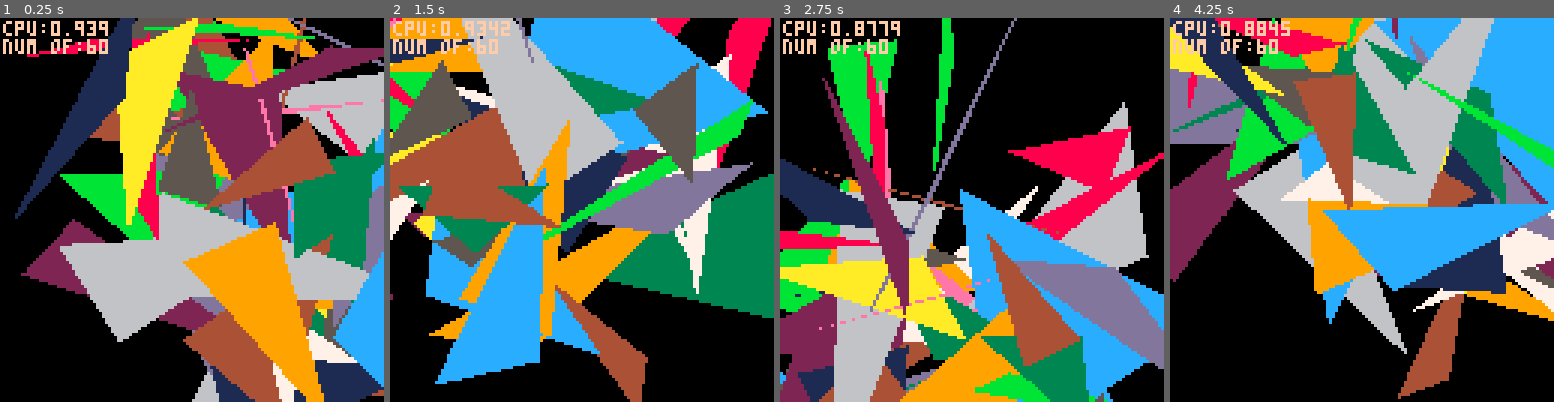
Above: before the commit, frames 1-4 (left to right).
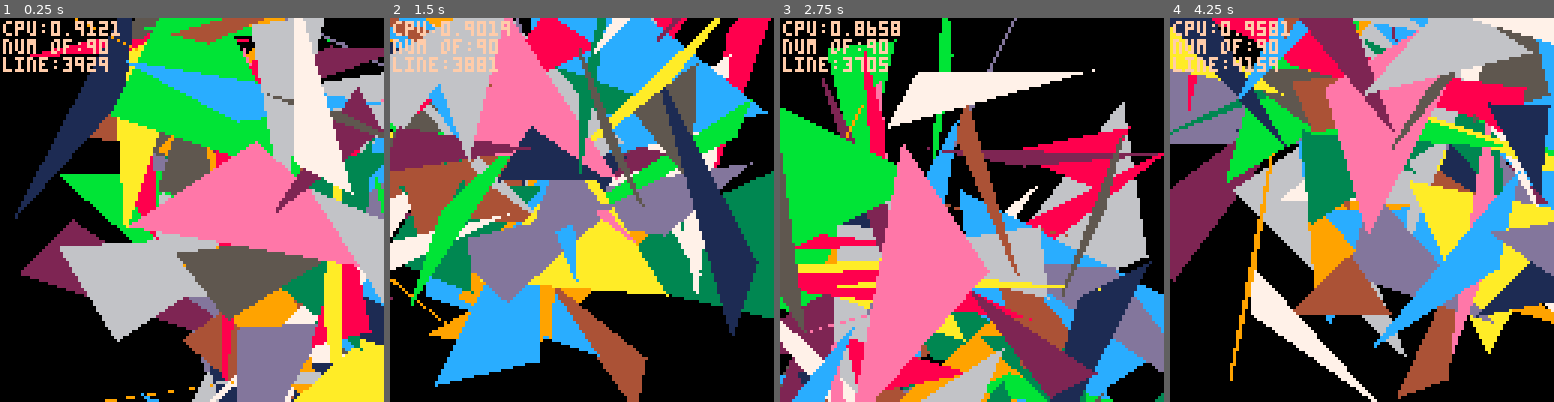
Above: after the commit, the same moments.

Repository: kadoyan/PICO-8-Carts
Game: PICO-8 cartridge triangles.p8
The game is run twice, just before and just after one commit, with the same random seed, the same clock (stepped at 60 frames per second) and the same inputs.
Inputs:
- Up to frame 1 (0.25 s): no input
- Up to frame 2 (1.5 s): no input
- Up to frame 3 (2.75 s): no input
- Up to frame 4 (4.25 s): no input

The runs differ from the first frame. In frame 1, 46% of the frame differs, in the area x 0-100%, y 0-100%; in frame 2, 41%; in frame 3, 42%; in frame 4, 44%.

Commit message:
150% speed up.

Diff:
--- a/triangles.p8
+++ b/triangles.p8
@@ -3,7 +3,9 @@
 __lua__
 function _init()
 	a={}
-	for i=1,60 do
+	r={}
+	draw=0
+	for i=1,90 do
 		add(a,{
 			{x=frnd(100,-20),
 				y=frnd(100,-20)},
@@ -21,72 +23,28 @@
 
 function _update()
 	cnt+=0.01
-	for a in all(a) do
-		calc_tri(a,a.x,a.y)
+	r={}
+	for n=1,#a do
+		add(r,calc_tri(a[n]))
 	end
 end
 
 function _draw()
 	cls()
-	for n=1,#a do
-		draw_tri(a[n],n%14+1)
+	for n=1,#r do
+		draw_tri(r[n],n%14+1)
 	end
 	print("cpu:"..stat(1),1,1,15)
 	print("num of:"..#a,1,7,15)
+	print("line:"..draw,1,13,15)
+	draw=0
 end
 -->8
 --functions
 
 --get x axis of the point on the line
 p2calc=function(x1,y1,x2,y2,y)
-	local x=
-	x1+((x2-x1)*(y-y1))/(y2-y1)
-	return x
-end
-
---sort table
---original code:
---https://pico-8.fandom.com/wiki/Qsort
-function qsort(a,c,l,r)
-	c,l,r=c or function(a,b) return a<b end,l or 1,r or #a
-	if l<r then
-		if c(a[r],a[l]) then
-			a[l],a[r]=a[r],a[l]
-		end
-		local lp,k,rp,p,q=l+1,l+1,r-1,a[l],a[r]
-		while k<=rp do
-			local swaplp=c(a[k],p)
-			if swaplp or c(a[k],q) then
-			else
-				while c(q,a[rp]) and k<rp do
-					rp-=1
-				end
-				a[k],a[rp],swaplp=a[rp],a[k],c(a[rp],p)
-				rp-=1
-			end
-			if swaplp then
-				a[k],a[lp]=a[lp],a[k]
-				lp+=1
-			end
-			k+=1
-		end
-		lp-=1
-		rp+=1
-		a[l],a[lp]=a[lp],a[l]
-		a[r],a[rp]=a[rp],a[r]
-		qsort(a,c,l,lp-1       )
-		qsort(a,c,lp+1,rp-1  )
-		qsort(a,c,rp+1,r)
-	end
-end
-
---rotate
-rotate=function(t,cx,cy,r)
-	local c,s=cos(r),sin(r)
-	local x,y=t.x,t.y
-	nx=c*x+-s*y+cx
-	ny=s*x+c*y+cy
-	return {x=nx,y=ny}
+	return x1+((x2-x1)*(y-y1))/(y2-y1)
 end
 
 --get random
@@ -98,38 +56,75 @@
 draw_tri=function(t,c)
 	local c=c or 7
 	color(c)
-	for y=t[1].ny,t[2].ny do
-		local x1=
-		p2calc(t[1].nx,t[1].ny,
-		t[2].nx,t[2].ny,y)
-		local x2=
-		p2calc(t[1].nx,t[1].ny,
-		t[3].nx,t[3].ny,y)
-		rectfill(x1,y,x2,y)
+	--exclude triangles out of screen
+	local min_x=min(t[1].x,min(t[2].x,t[3].x))
+	if(min_x>127)return
+	local max_x=max(t[1].x,max(t[2].x,t[3].x))
+	if(max_x<0)return
+	local min_y=min(t[1].y,min(t[2].y,t[3].y))
+	if(min_y>127)return
+	local max_y=max(t[1].y,max(t[2].y,t[3].y))
+	if(max_y<0)return
+
+	--set numbers to interger
+	local x1,x2,x3,y1,y2,y3=
+	t[1].x&0xffff,
+	t[2].x&0xffff,
+	t[3].x&0xffff,
+	t[1].y&0xffff,
+	t[2].y&0xffff,
+	t[3].y&0xffff
+
+	if y2>y3 then
+		y2,y3=y3,y2
+		x2,x3=x3,x2
 	end
-	for y=t[2].ny,t[3].ny do
-		local x1=
-		p2calc(t[2].nx,t[2].ny,
-		t[3].nx,t[3].ny,y)
-		local x2=
-		p2calc(t[1].nx,t[1].ny,
-		t[3].nx,t[3].ny,y)
-		rectfill(x1,y,x2,y)
+	if y1>y2 then
+		y1,y2=y2,y1
+		x1,x2=x2,x1
+	end
+	if y2>y3 then
+		y2,y3=y3,y2
+		x2,x3=x3,x2
+	end
+	if y1!=y2 then
+		for y=y1,y2 do
+			local nx1=
+			p2calc(x1,y1,x2,y2,y)
+			local nx2=
+			p2calc(x1,y1,x3,y3,y)
+			rectfill(nx1,y,nx2,y)
+			draw+=1
+		end
+	end
+	if y2!=y3 then
+		for y=y2,y3 do
+			local nx1=
+			p2calc(x2,y2,x3,y3,y)
+			local nx2=
+			p2calc(x1,y1,x3,y3,y)
+			rectfill(nx1,y,nx2,y)
+			draw+=1
+		end
 	end
 end
 
-calc_tri=function(t,x,y)
-	local x,y=
-	x or 63,
-	y or 63
+calc_tri=function(t)
+	local n={}
 	for p in all(t) do
 		local np=rotate(p,t.cx,t.cy,cnt)
-		p.nx,p.ny=np.x,np.y
+		add(n,{x=np.x,y=np.y})
 	end
-	qsort(t,
-		function(a,b)
-		return a.ny < b.ny end
-	)
+	return n
+end
+
+--rotate
+rotate=function(t,cx,cy,r)
+	local c,s=cos(r),sin(r)
+	local x,y=t.x,t.y
+	nx=c*x+-s*y+cx
+	ny=s*x+c*y+cy
+	return {x=nx,y=ny}
 end
 __gfx__
 00000000000000000000000000000000000000000000000000000000000000000000000000000000000000000000000000000000000000000000000000000000
